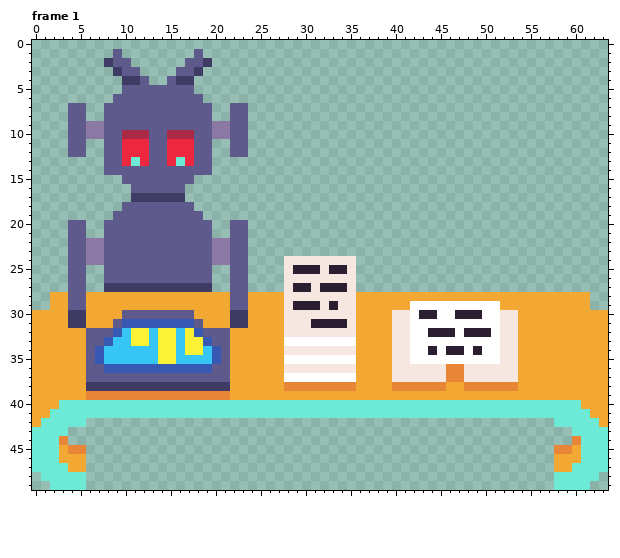
A pixel-art file gets an edit: Secretary/Secretary.aseprite. This is how it looked before the edit.
64x50 pixels, 4 frames. Shown: frame 1. The commit also changed other frames, which this record leaves out.
After:
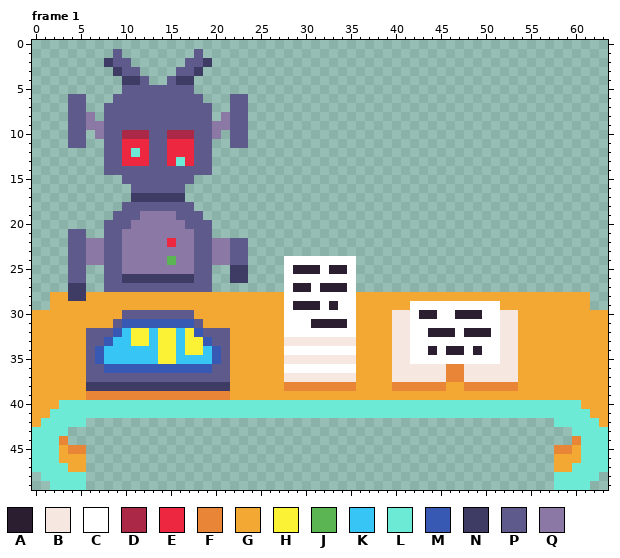
Palette (. is transparent): A #2c1e31  B #f6e8e0  C #ffffff  D #ac2847  E #ec273f  F #e98537  G #f3a833  H #fbf236  J #5ab552  K #36c5f4  L #6dead6  M #3859b3  N #3e3b65  P #5e5b8c  Q #8c78a5
The edit:
Frame 1, layers "Secretary", "Desk":
y 6: x 4..5 .. -> PP; x 22..23 .. -> PP
y 8: x 6 . -> Q; x 21 . -> Q
y 10: x 6 Q -> .; x 21 Q -> .
y 12: x 4..5 PP -> ..; x 11 E -> L; x 22..23 PP -> ..
y 13: x 11 L -> E
y 19: x 12..15 PPPP -> QQQQ
y 20: x 4..5 PP -> ..; x 11..16 PPPPPP -> QQQQQQ; x 22..23 PP -> ..
y 21: x 10..17 PPPPPPPP -> QQQQQQQQ; x 22..23 PP -> ..
y 22: x 10..17 PPPPPPPP -> QQQQQEQQ
y 23: x 10..17 PPPPPPPP -> QQQQQQQQ
y 24: x 10..17 PPPPPPPP -> QQQQQJQQ; x 28..35 BBBBBBBB -> CCCCCCCC
y 25: x 10..17 PPPPPPPP -> QQQQQQQQ; x 22..23 PP -> NN; x 28 B -> C; x 32 B -> C; x 35 B -> C
y 26: x 10..17 PPPPPPPP -> NNNNNNNN; x 22..23 PP -> NN; x 28..35 BBBBBBBB -> CCCCCCCC
y 27: x 4..5 PP -> NN; x 8..19 NNNNNNNNNNNN -> PPPPPPPPPPPP; x 22..23 PP -> ..; x 28 B -> C; x 31 B -> C; x 35 B -> C
y 28: x 4..5 PP -> NN; x 22..23 PP -> GG; x 28..35 BBBBBBBB -> CCCCCCCC
y 29: x 4..5 PP -> GG; x 22..23 PP -> GG; x 28 B -> C; x 32 B -> C; x 34..35 BB -> CC
y 30: x 4..5 NN -> GG; x 22..23 NN -> GG; x 28..35 BBBBBBBB -> CCCCCCCC
y 31: x 4..5 NN -> GG; x 22..23 NN -> GG; x 28..30 BBB -> CCC; x 35 B -> C
y 32: x 28..35 BBBBBBBB -> CCCCCCCC
y 33: x 28..35 CCCCCCCC -> BBBBBBBB
y 34: x 28..35 BBBBBBBB -> CCCCCCCC
y 35: x 28..35 CCCCCCCC -> BBBBBBBB
y 36: x 28..35 BBBBBBBB -> CCCCCCCC
y 37: x 28..35 CCCCCCCC -> BBBBBBBB
Boxes around the changes in both pictures, in picture pixels (x1, y1, x2, y2):
changed: (68, 94, 140, 166)
changed: (221, 94, 248, 157)
changed: (68, 211, 248, 328)
changed: (284, 256, 356, 382)
